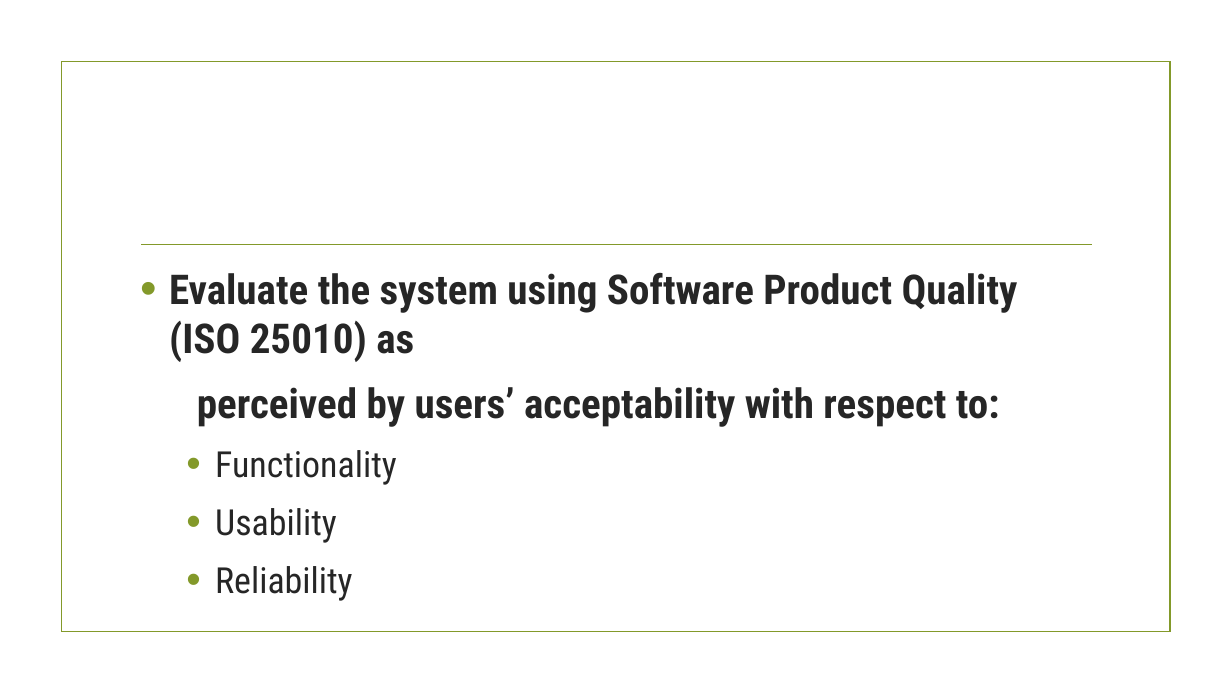
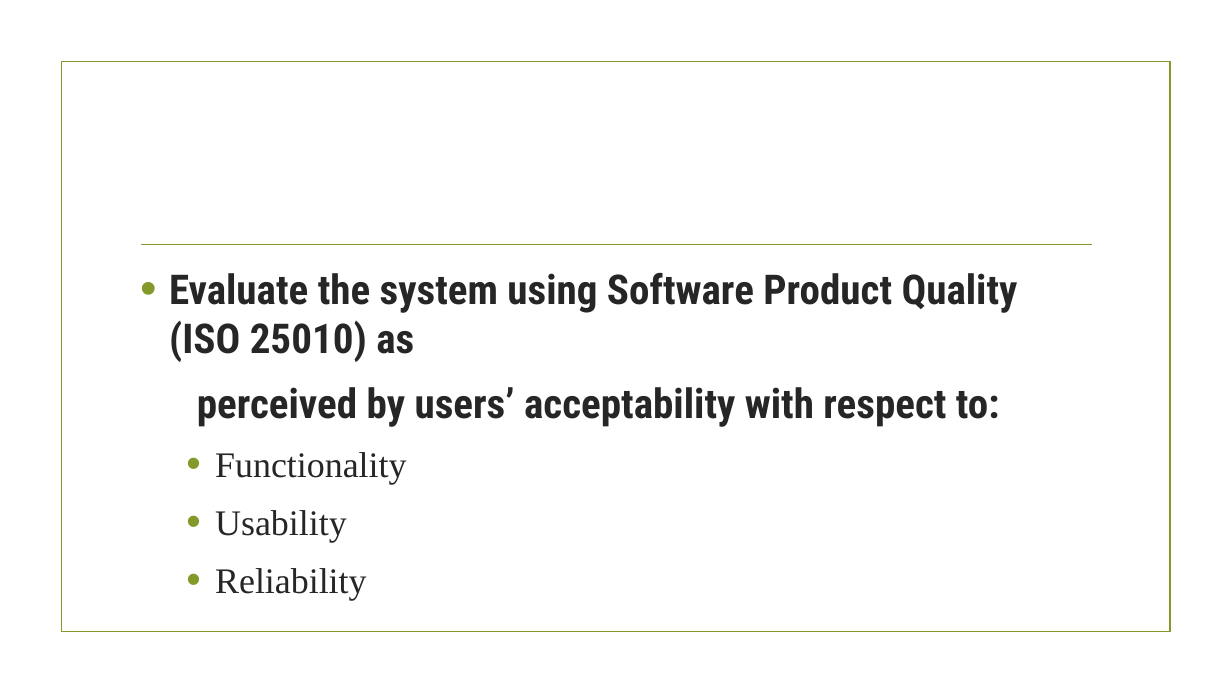
Before and after one commit to taongnyebe/BSCS-3-Profiling-System, a slide deck: slide 7 of Documentations/kath/Presentation-of-chapter-1.pptx. Drawn at 1232x693 pixels with LibreOffice and Linux fonts; fonts in the diff are those of the drawing; background and template pictures are left out. Boxes give left, top, right and bottom in pixels: in the first picture for what was removed or moved away, otherwise in the second. Text is boxed around its words. In the diff, an @@ line names an element or a change of style, - is before the commit and + after.

```diff
--- a/Documentations/kath/Presentation-of-chapter-1.pptx
+++ b/Documentations/kath/Presentation-of-chapter-1.pptx
@@ text at <box>215,452,406,601</box>: font Roboto Condensed to Times New Roman in "Functionality", "Usability", "Reliability" @@
```
Also in this commit, not shown: 5 other slides changed, 24 other files.
